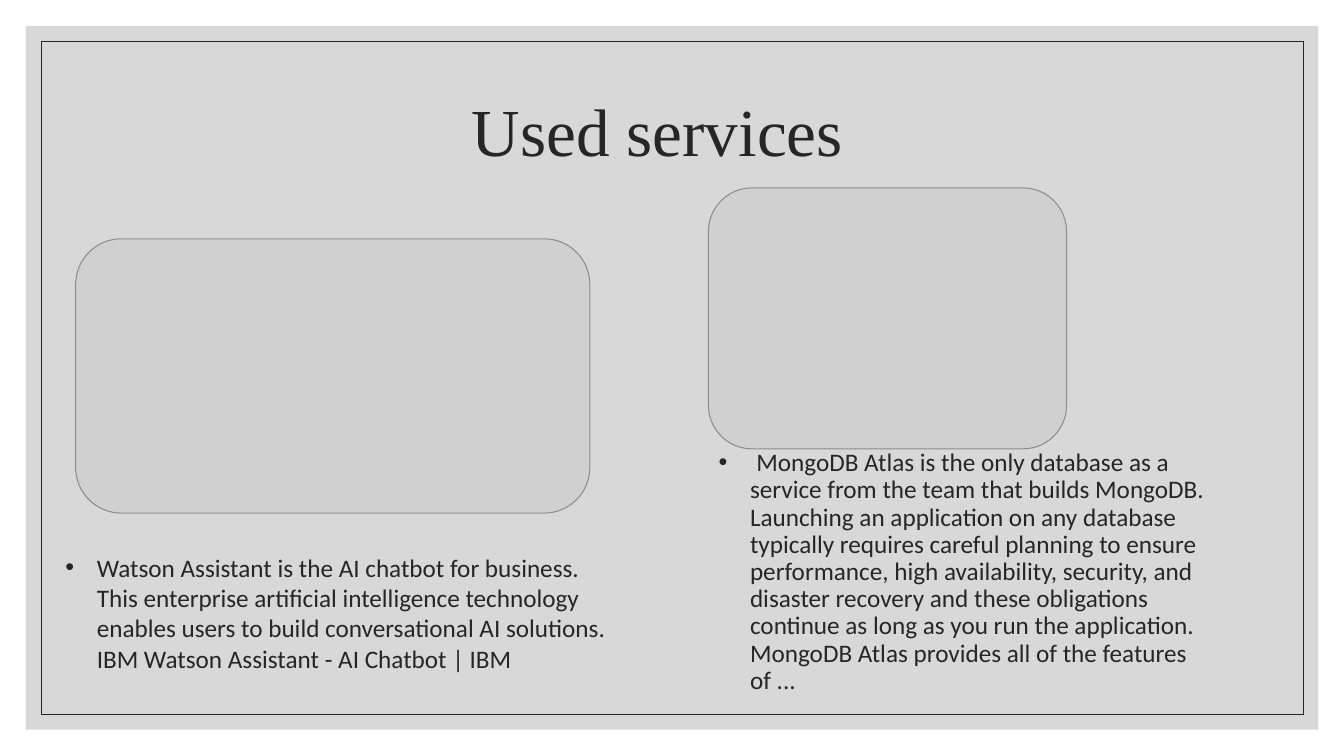
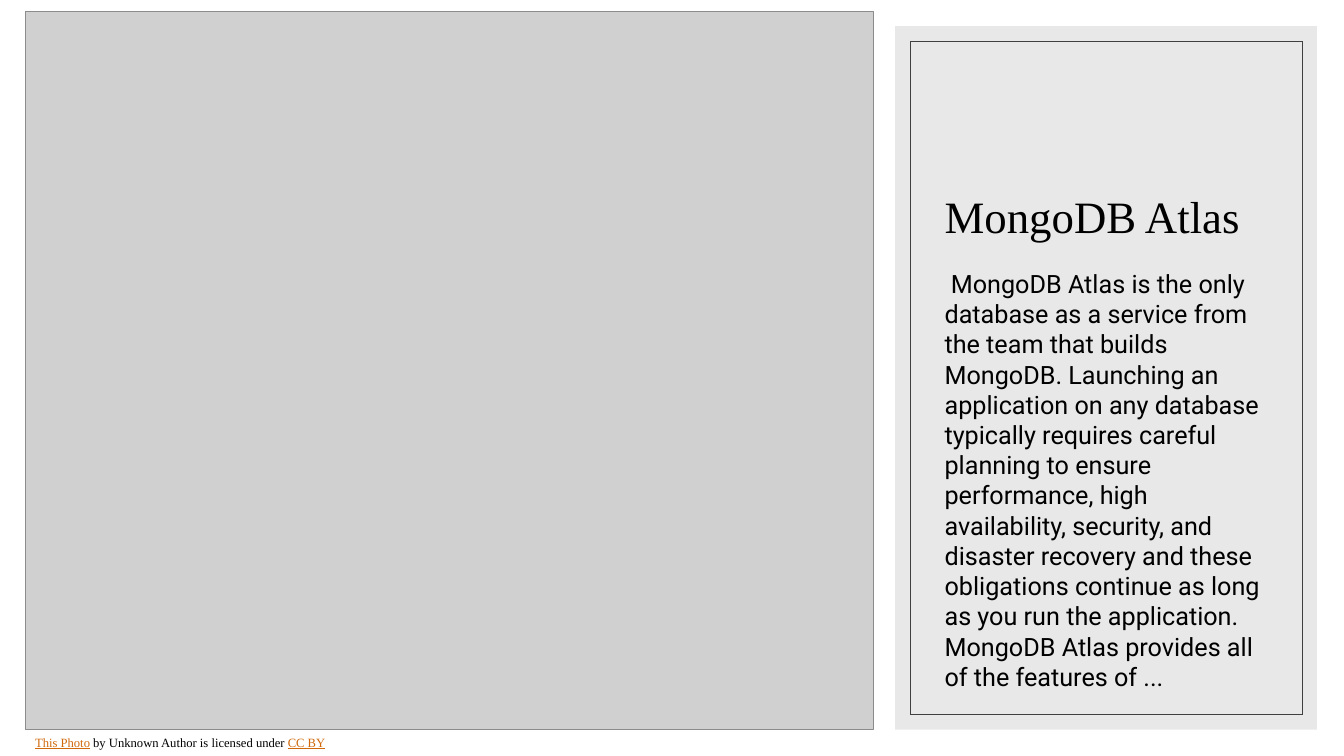
Before and after one commit to PUSHPAGHJH/Elective-module-1-project, a slide deck: slide 8 of Hotel Management System.pptx (slide 7 before the commit). Drawn at 1344x756 pixels with LibreOffice and Linux fonts; fonts in the diff are those of the drawing; grey boxes stand for pictures. Boxes give left, top, right and bottom in pixels: in the first picture for what was removed or moved away, otherwise in the second. Text is boxed around its words. In the diff, an @@ line names an element or a change of style, - is before the commit and + after.

```diff
--- a/Hotel Management System.pptx
+++ b/Hotel Management System.pptx
@@ picture added at (x1=25, y1=11, x2=874, y2=730) @@
@@ rectangle removed at (x1=26, y1=26, x2=1319, y2=730) @@
@@ rectangle added at (x1=895, y1=26, x2=1317, y2=730), fill #D9D9D9 at 60% opacity @@
@@ rectangle removed at (x1=41, y1=41, x2=1304, y2=715) @@
@@ rectangle added at (x1=910, y1=41, x2=1303, y2=715), outline #404040 0.5 pt @@
@@ text removed at (x1=472, y1=109, x2=843, y2=157) @@
-Used services
@@ picture removed at (x1=709, y1=188, x2=1067, y2=449) @@
@@ title added at (x1=945, y1=202, x2=1240, y2=243), 32 pt, text #000000 @@
+MongoDB Atlas
@@ picture removed at (x1=76, y1=239, x2=590, y2=513) @@
@@ text "MongoDB Atlas is the only ..." moved from (x1=750, y1=453, x2=1204, y2=689) to (x1=945, y1=274, x2=1260, y2=662) @@
@@ text "MongoDB Atlas is the only ..." at (x1=945, y1=274, x2=1260, y2=662): font Calibri to Roboto, text colour #262626 to #000000; bullet • to none; line spacing 0.9 to 1; more space between paragraphs; vertical alignment middle to top @@
@@ text removed at (x1=97, y1=559, x2=605, y2=668) @@
-• Watson Assistant is the AI chatbot for business. This enterprise artificial intelligence technology enables users to build conversational AI solutions. IBM Watson Assistant - AI Chatbot | IBM
@@ text added at (x1=35, y1=738, x2=326, y2=750), 9 pt, text #000000 @@
+This Photo by Unknown Author is licensed under CC BY
```
Also in this commit, not shown: 7 other slides changed, 2 slides added.
